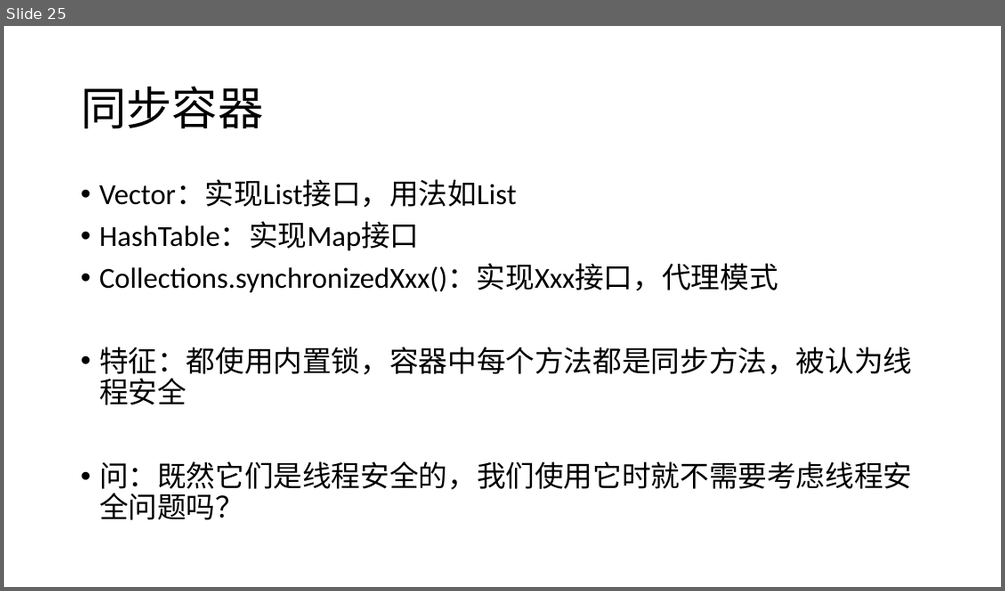
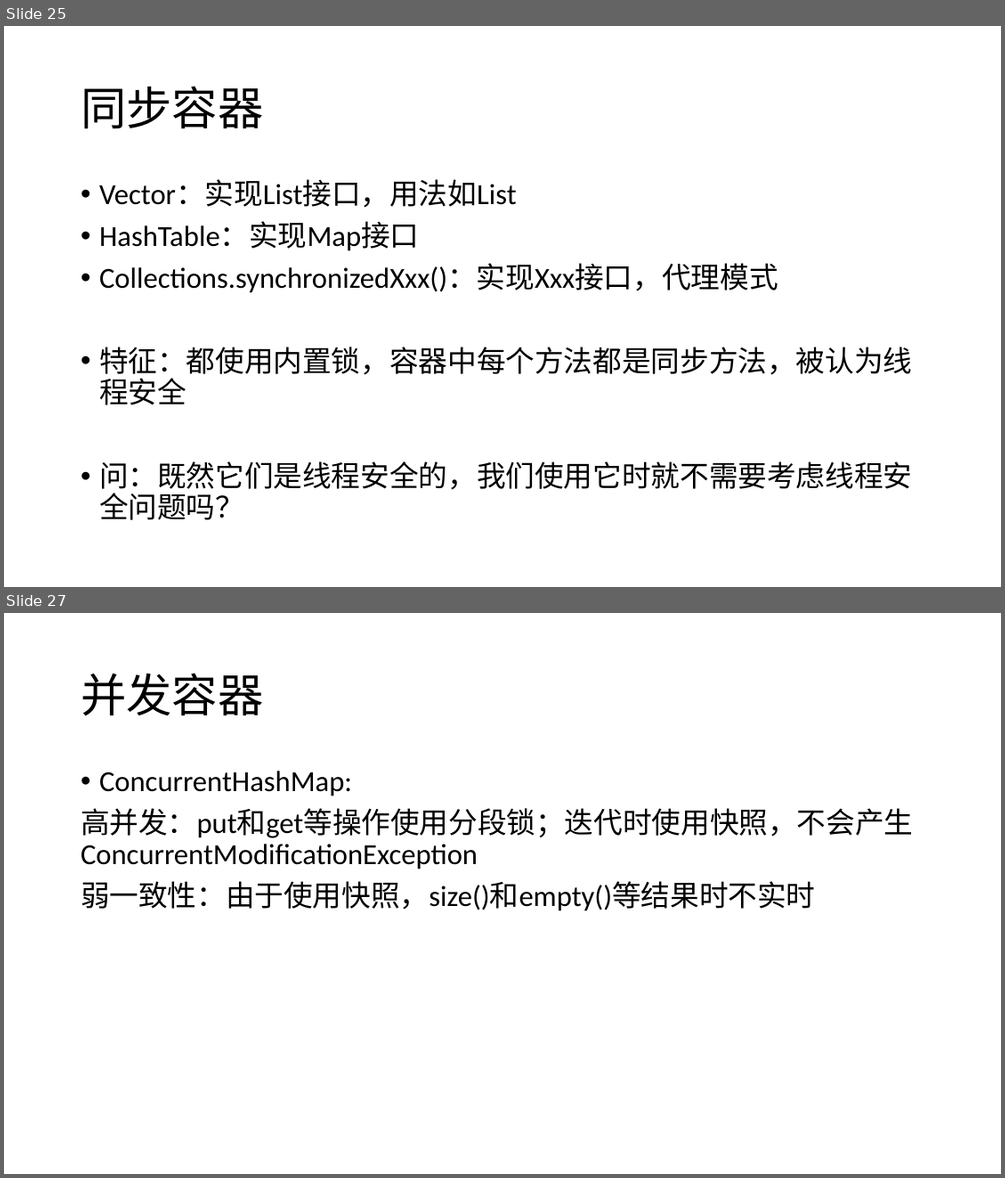
Before and after one commit to GerogeLeon/multithread_demo, a slide deck: JAVA并发编程.pptx. Shown one above the other, each under a label of ours: slide 25 before the commit, slides 25 and 27 after it; the slides between them are not shown. The pictures are 1005x591 and 1005x1178 pixels, drawn with LibreOffice and Linux fonts; fonts in the diff are those of the drawing. Boxes give left, top, right and bottom in pixels: in the first picture for what was removed or moved away, otherwise in the second. Text is boxed around its words. In the diff, an @@ line names an element or a change of style, - is before the commit and + after.

```diff
--- a/JAVA并发编程.pptx
+++ b/JAVA并发编程.pptx
@@ slide 27 added at box(4, 613, 1001, 1174), background #FFFFFF @@
@@ title added at box(81, 673, 263, 716), 44 pt, text #000000 @@
+并发容器
@@ text added at box(81, 771, 913, 911), 28 pt, text #000000 @@
+• ConcurrentHashMap:
+高并发：put和get等操作使用分段锁；迭代时使用快照，不会产生 ConcurrentModificationException
+弱一致性：由于使用快照，size()和empty()等结果时不实时
```
Also in this commit, not shown: 1 slide changed, 3 other slides added, 1 slide removed, 5 other files.
